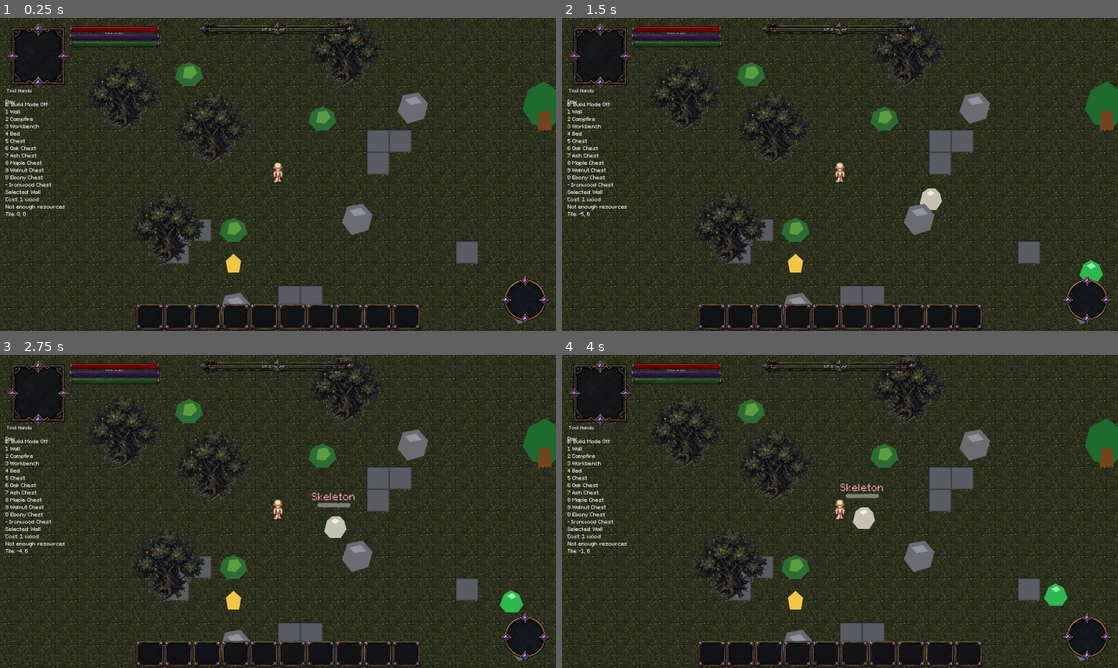
Above: before the commit, frames 1-4 (two rows, left to right).
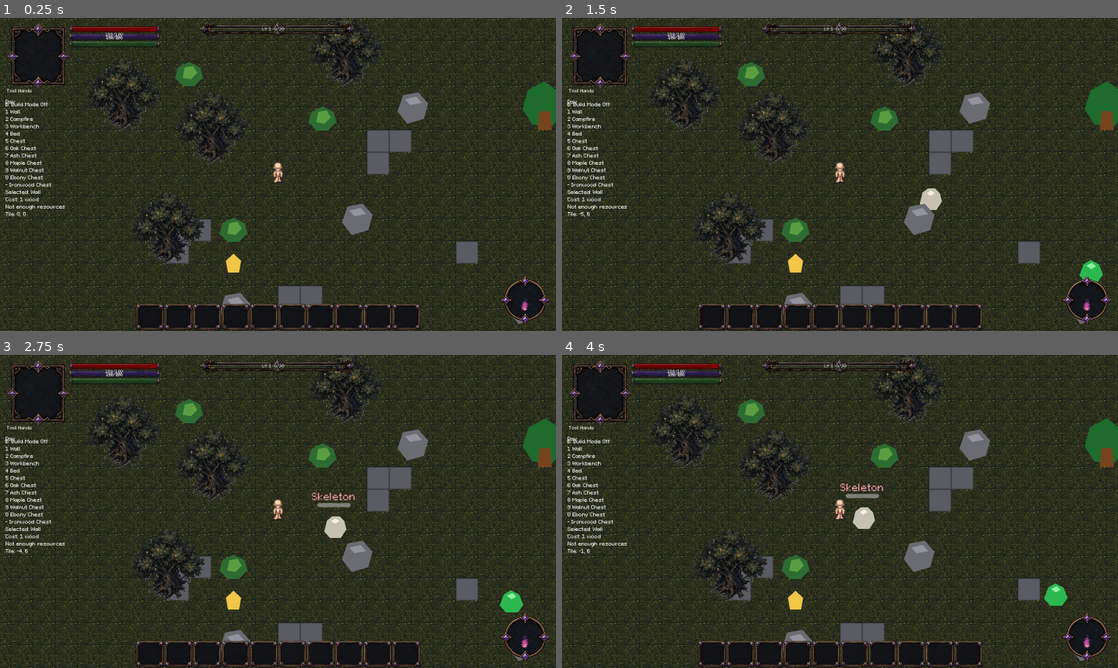
Above: after the commit, the same moments.

Repository: ramonsamagaio/Oathwake-Main
Game: Godot game, scene res://scenes/Main.tscn
Same seed, same stepped clock (60 frames per second), same inputs: the game is played once before the commit and once after it. This scene is started directly instead of the project's main scene.
Inputs (mouse positions are in pixels of both pictures, inside the frame that each line leads up to):
- Up to frame 1 (0.25 s): no input
- Up to frame 2 (1.5 s): click (712, 315) at 0.5 s; click (739, 315) at 1.25 s
- Up to frame 3 (2.75 s): click (205, 652) at 2 s
- Up to frame 4 (4 s): click (795, 655) at 2.75 s; click (828, 652) at 3.5 s

The runs differ from the first frame. In frame 1, less than 0.1% of the frame differs, in the area x 18-96%, y 2-94%; in frame 2, less than 0.1%; in frame 3, less than 0.1%; in frame 4, less than 0.1%.

Commit message:
AINDA INVENTARIO

Diff:
--- a/project.godot
+++ b/project.godot
@@ -18,6 +18,7 @@
 
 [autoload]
 
+AnimatedCursor="*res://scripts/ui/AnimatedCursor.gd"
 ContentDB="*res://scripts/systems/ContentDB.gd"
 SaveSlotManager="*res://scripts/systems/SaveSlotManager.gd"
 SettingsManager="*res://scripts/systems/SettingsManager.gd"
--- /dev/null
+++ b/scripts/ui/AnimatedCursor.gd
@@ -0,0 +1,89 @@
+extends Node
+
+const CURSOR_FRAMES := [
+	"res://assets/ui/CURSOR/c1.png",
+	"res://assets/ui/CURSOR/c2.png",
+	"res://assets/ui/CURSOR/c3.png",
+	"res://assets/ui/CURSOR/c4.png",
+]
+
+const CURSOR_SEQUENCE := [0, 1, 2, 3, 2, 1]
+const CURSOR_INTERVAL := 0.1
+
+var _frames: Array[Texture2D] = []
+var _sequence: Array[int] = []
+var _sequence_index := 0
+var _timer: Timer
+
+
+func _ready() -> void:
+	process_mode = Node.PROCESS_MODE_ALWAYS
+	_load_frames()
+	_build_sequence()
+	_apply_current_cursor()
+	_start_timer()
+
+
+func _exit_tree() -> void:
+	Input.set_custom_mouse_cursor(null, Input.CURSOR_ARROW, Vector2.ZERO)
+
+
+func _load_frames() -> void:
+	_frames.clear()
+	for path in CURSOR_FRAMES:
+		if not ResourceLoader.exists(path):
+			continue
+		var texture := ResourceLoader.load(path)
+		if texture is Texture2D:
+			_frames.append(texture as Texture2D)
+
+
+func _build_sequence() -> void:
+	_sequence.clear()
+	if _frames.is_empty():
+		return
+	if _frames.size() >= 4:
+		_add_sequence_values(CURSOR_SEQUENCE)
+	elif _frames.size() == 3:
+		_add_sequence_values([0, 1, 2, 1])
+	elif _frames.size() == 2:
+		_add_sequence_values([0, 1, 0])
+	else:
+		_sequence.append(0)
+
+
+func _add_sequence_values(values: Array) -> void:
+	for value in values:
+		_sequence.append(int(value))
+
+
+func _start_timer() -> void:
+	if _timer != null:
+		_timer.queue_free()
+		_timer = null
+
+	if _sequence.size() <= 1:
+		return
+
+	_timer = Timer.new()
+	_timer.wait_time = CURSOR_INTERVAL
+	_timer.one_shot = false
+	_timer.autostart = true
+	_timer.timeout.connect(_advance_cursor_frame)
+	add_child(_timer)
+
+
+func _advance_cursor_frame() -> void:
+	if _frames.is_empty() or _sequence.is_empty():
+		return
+	_sequence_index = (_sequence_index + 1) % _sequence.size()
+	_apply_current_cursor()
+
+
+func _apply_current_cursor() -> void:
+	if _frames.is_empty() or _sequence.is_empty():
+		return
+	var frame_index := _sequence[_sequence_index]
+	if frame_index < 0 or frame_index >= _frames.size():
+		frame_index = 0
+	Input.set_custom_mouse_cursor(_frames[frame_index], Input.CURSOR_ARROW, Vector2.ZERO)
--- a/scripts/ui/HUDStatusUI.gd
+++ b/scripts/ui/HUDStatusUI.gd
@@ -11,7 +11,6 @@
 const EXP_BORDER_PATH := "res://assets/ui/HUDUI/EXP_BORDER.png"
 const EXP_BAR_PATH := "res://assets/ui/HUDUI/EXP_BAR.png"
 const FLAME_FRAME_PATH := "res://assets/ui/HUDUI/FLAME_FRAME.png"
-const PURPLE_FIRE_PATH := "res://assets/ui/HUDUI/PURPLE_FIRE.gif"
 const PURPLE_FIRE_FRAMES_DIR := "res://assets/ui/HUDUI/purple_fire_frames"
 
 var _layout: Dictionary = {}
@@ -32,7 +31,6 @@
 var _purple_fire_frames: Array[Texture2D] = []
 var _purple_fire_frame_index := 0
 var _purple_fire_timer: Timer
-var _debug_logged := false
 
 
 func _ready() -> void:
@@ -40,7 +38,6 @@
 	set_anchors_preset(Control.PRESET_FULL_RECT)
 	_layout = UILayoutConfig.load_layout()
 	_build_ui()
-	call_deferred("_debug_dump_layout_state")
 	set_health(100, 100)
 	set_mana(100, 100)
 	set_stamina(100, 100)
@@ -149,6 +146,7 @@
 func _add_bar_label(rect: Rect2, font_size := 11) -> Label:
 	var label := Label.new()
 	label.mouse_filter = Control.MOUSE_FILTER_IGNORE
+	label.show_behind_parent = false
 	label.horizontal_alignment = HORIZONTAL_ALIGNMENT_CENTER
 	label.vertical_alignment = VERTICAL_ALIGNMENT_CENTER
 	label.position = rect.position
@@ -158,36 +156,24 @@
 	label.add_theme_color_override("font_shadow_color", Color(0, 0, 0, 0.9))
 	label.add_theme_constant_override("shadow_offset_x", 1)
 	label.add_theme_constant_override("shadow_offset_y", 1)
+	label.z_index = 999
+	label.move_to_front()
 	return label
 
 
 func _add_alignment_flame() -> void:
 	var rect := _get_rect("hud.alignment_flame", Rect2(1490, 795, 40, 40))
 	_purple_fire = TextureRect.new()
-	_purple_fire.name = "PurpleFire"
+	_purple_fire.name = "Purple_fire"
 	_purple_fire.mouse_filter = Control.MOUSE_FILTER_IGNORE
-	_purple_fire.expand_mode = TextureRect.EXPAND_IGNORE_SIZE
-	_purple_fire.stretch_mode = TextureRect.STRETCH_SCALE
-	_apply_rect(_purple_fire, rect)
 	add_child(_purple_fire)
+	UILayoutApplier.apply_texture_rect_from_layout(_purple_fire, _layout, "hud.alignment_flame", rect)
 
 	_purple_fire_frames = _load_purple_fire_frames()
 	if not _purple_fire_frames.is_empty():
 		_purple_fire.texture = _purple_fire_frames[0]
 		_start_purple_fire_animation()
 		return
-
-	var fire_resource: Resource = ResourceLoader.load(PURPLE_FIRE_PATH) if ResourceLoader.exists(PURPLE_FIRE_PATH) else null
-	if fire_resource is Texture2D:
-		_purple_fire.texture = fire_resource as Texture2D
-		return
-
-	var image := Image.new()
-	if image.load(PURPLE_FIRE_PATH) == OK:
-		_purple_fire.texture = ImageTexture.create_from_image(image)
-		return
-
-	_purple_fire.texture = _load_texture(FLAME_FRAME_PATH)
 
 
 func _start_purple_fire_animation() -> void:
@@ -240,29 +226,6 @@
 	clip.size.x = maxf(0.0, full_width * clamped_ratio)
 
 
-func _debug_dump_layout_state() -> void:
-	if _debug_logged:
-		return
-	_debug_logged = true
-	_print_texture_rect_debug("hud.life_bar")
-	_print_texture_rect_debug("hud.mana_bar")
-	_print_texture_rect_debug("hud.stamina_bar")
-	_print_texture_rect_debug("hud.xp_bar_fill")
-	_print_texture_rect_debug("hud.xp_bar_frame")
-
-
-func _print_texture_rect_debug(element_id: String) -> void:
-	var element := UILayoutApplier.get_element_data(_layout, element_id)
-	if element.is_empty():
-		print("%s missing from layout" % element_id)
-		return
-	print("%s rect=%s stretch_mode=%s" % [
-		element_id,
-		UILayoutApplier.get_element_rect(_layout, element_id),
-		str(int(element.get("texture_rect_stretch_mode", -1))),
-	])
-
-
 func _get_rect(element_id: String, fallback: Rect2) -> Rect2:
 	var rect := UILayoutApplier.get_element_rect(_layout, element_id)
 	if rect.size.x <= 0.0 or rect.size.y <= 0.0:
--- a/scripts/ui/InventoryUI.gd
+++ b/scripts/ui/InventoryUI.gd
@@ -50,9 +50,7 @@
 var _select_frame: TextureRect
 var _drag_handle: Control
 var _window_rect: Rect2
-var _hover_offset := Vector2.ZERO
 var _select_offset := Vector2.ZERO
-var _debug_logged := false
 
 
 func set_equipment_system(new_equipment_system) -> void:
@@ -64,7 +62,6 @@
 	visible = false
 	set_anchors_preset(Control.PRESET_FULL_RECT)
 	_build_ui()
-	call_deferred("_debug_dump_layout_state")
 
 
 func _unhandled_input(event: InputEvent) -> void:
@@ -202,7 +199,7 @@
 	_window_panel.add_child(_select_frame)
 	UILayoutApplier.apply_texture_rect_from_layout(_select_frame, _layout, "inventory.select_frame", select_rect)
 	_select_frame.visible = false
-	_calculate_hover_select_offsets()
+	_calculate_select_offset()
 
 	_apply_inventory_ui_fonts()
 
@@ -246,8 +243,7 @@
 	return _get_layout_rect(slot_id, fallback_rect)
 
 
-func _calculate_hover_select_offsets() -> void:
-	_hover_offset = _calculate_frame_offset("inventory.hover_frame")
+func _calculate_select_offset() -> void:
 	_select_offset = _calculate_frame_offset("inventory.select_frame")
 
 
@@ -278,7 +274,7 @@
 	if slot_index == selected_slot_index:
 		_hover_frame.visible = false
 		return
-	_place_frame_on_slot(_hover_frame, slot_index, _hover_offset)
+	_place_hover_on_slot(slot_index)
 	_hover_frame.visible = true
 
 
@@ -297,18 +293,20 @@
 	_select_frame.visible = true
 
 
+func _place_hover_on_slot(slot_index: int) -> void:
+	if _hover_frame == null or slot_index < 0 or slot_index >= slot_count:
+		return
+	var slot_rect := _get_inventory_slot_rect(slot_index, _window_rect)
+	_hover_frame.position = slot_rect.position - _window_rect.position
+	_hover_frame.size = slot_rect.size
+
+
 func _place_frame_on_slot(frame: TextureRect, slot_index: int, offset: Vector2) -> void:
 	if frame == null or slot_index < 0 or slot_index >= slot_count:
 		return
 	var slot_rect := _get_inventory_slot_rect(slot_index, _window_rect)
 	frame.position = slot_rect.position - _window_rect.position + offset
-
-
-func _debug_dump_layout_state() -> void:
-	if _debug_logged:
-		return
-	_debug_logged = true
-	print("inventory.hover_offset=%s inventory.select_offset=%s" % [_hover_offset, _select_offset])
+	frame.size = slot_rect.size
 
 
 func _on_use_selected_pressed() -> void:
--- a/scripts/ui/UILayoutBaker.gd
+++ b/scripts/ui/UILayoutBaker.gd
@@ -208,6 +208,8 @@
 			return "hud.alignment_flame_frame"
 		"FLAME_FRAME":
 			return "hud.alignment_flame_frame"
+		"Purple_fire":
+			return "hud.alignment_flame"
 		"PURPLE_FLAME PLACEHOLDER":
 			return "hud.alignment_flame"
 		"PORTRAIT":
Not shown, added: scripts/ui/AnimatedCursor.gd.uid
